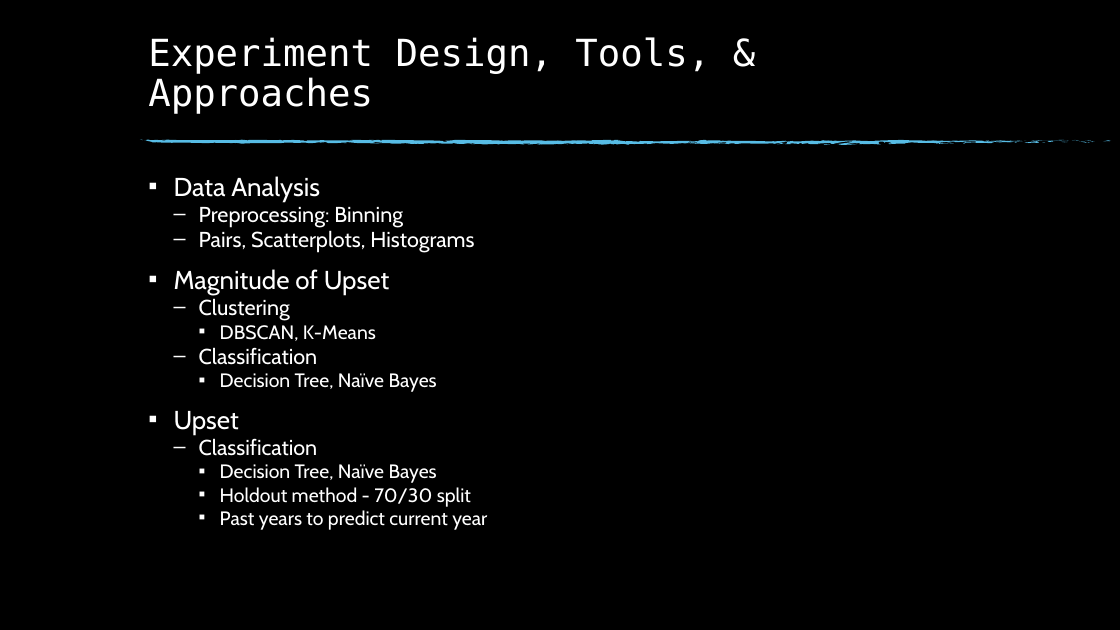
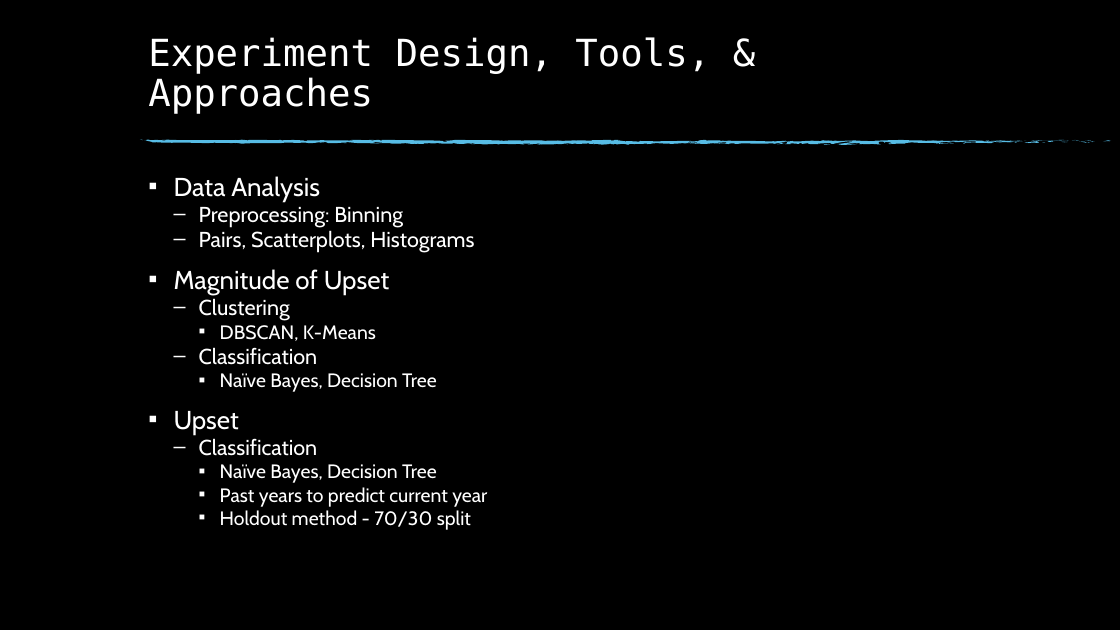
Before and after one commit to msnyde8/Graduate_Project-Upset_Potential, a slide deck: slide 5 of Upset Potential in the NFL.pptx. Drawn at 1120x630 pixels with LibreOffice and Linux fonts; fonts in the diff are those of the drawing; background and template pictures are left out. Boxes give left, top, right and bottom in pixels: in the first picture for what was removed or moved away, otherwise in the second. Text is boxed around its words. In the diff, an @@ line names an element or a change of style, - is before the commit and + after.

Commit message:
Naive Bayes charts added

```diff
--- a/Upset Potential in the NFL.pptx
+++ b/Upset Potential in the NFL.pptx
@@ text at (x1=220, y1=373, x2=437, y2=392): text changed @@
-    ▪ Decision Tree, Naïve Bayes
+    ▪ Naïve Bayes, Decision Tree
@@ text at (x1=220, y1=464, x2=487, y2=507): text changed @@
-    ▪ Decision Tree, Naïve Bayes
+    ▪ Naïve Bayes, Decision Tree
+    ▪ Past years to predict current year
@@ text at (x1=220, y1=510, x2=487, y2=530): paragraph removed @@
-    ▪ Past years to predict current year
```
Also in this commit, not shown: 9 other slides changed, 6 slides added, 1 slide removed, 3 other files.
